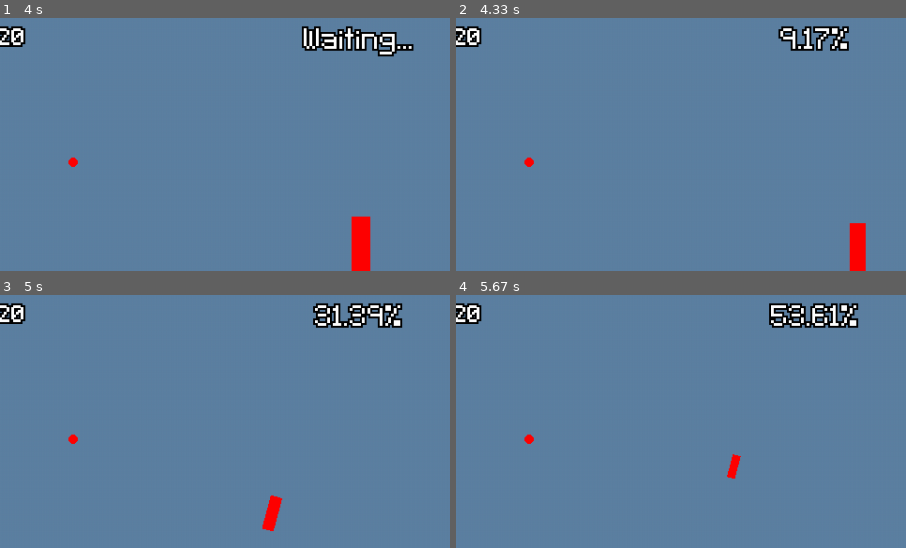
Above: before the commit, frames 1-4 (two rows, left to right).
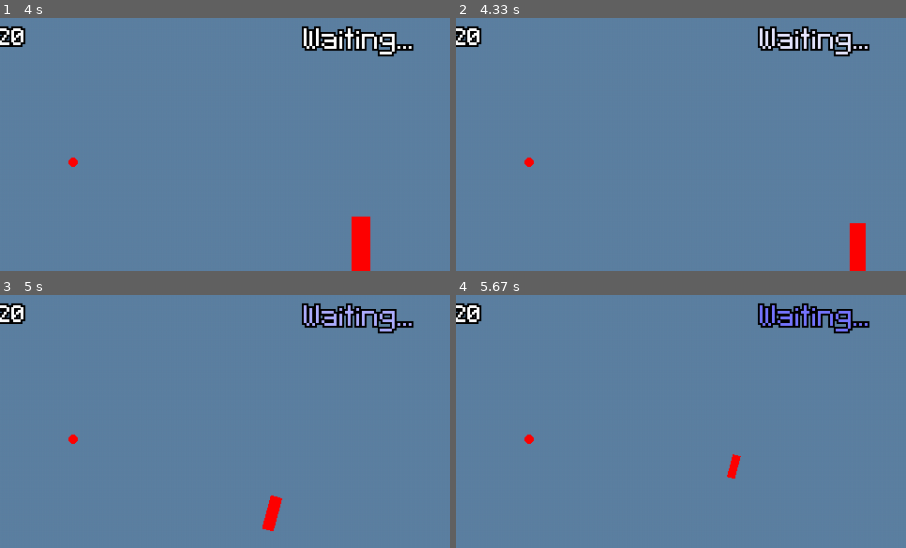
Above: after the commit, the same moments.

Repository: mementojunior123/pygame_framework
Game: pygame game, started from main.py
Same seed, same stepped clock (60 frames per second), same inputs: the game is played once before the commit and once after it.
Inputs (mouse positions are % of the whole screen's width and height, from its top left):
- Up to frame 1 (4 s): click (90, 91) at 0.38 s; click (46, 54) at 0.88 s; press the mouse at (8, 8) at 1.2 s; move the mouse to (41, 36) at 1.3 s; release the mouse at (73, 65) at 1.43 s; press the mouse at (90, 91) at 1.53 s; move the mouse to (58, 60) at 1.63 s; release the mouse at (26, 30) at 1.77 s; press the mouse at (91, 90) at 1.87 s; move the mouse to (71, 52) at 1.97 s; release the mouse at (51, 14) at 2.1 s; press the mouse at (8, 8) at 2.2 s; move the mouse to (26, 31) at 2.3 s; release the mouse at (44, 55) at 2.43 s; press the mouse at (90, 91) at 2.53 s; move the mouse to (69, 77) at 2.63 s; release the mouse at (49, 64) at 2.77 s; press the mouse at (8, 8) at 2.87 s; move the mouse to (33, 47) at 2.97 s; release the mouse at (57, 88) at 3.1 s; press the mouse at (50, 91) at 3.2 s; move the mouse to (34, 59) at 3.3 s; release the mouse at (18, 28) at 3.43 s; tap P at 3.5, 3.83 s
- Up to frame 2 (4.33 s): hold D from 4.17 s (still down)
- Up to frame 3 (5 s): release D at 4.63 s; hold W 4.67-4.97 s; tap E at 4.82 s
- Up to frame 4 (5.67 s): hold D 5-5.47 s; hold A from 5.5 s (still down)
The pictures show only the part of the screen within x 10-60%, y 0-50%; the shares and areas given below are measured in that part.

Frame 1 is identical in both runs. In frame 2, 1.9% of the frame differs, in the area x 67-92%, y 3-16%; in frame 3, 1.9%; in frame 4, 2.0%.

Commit message:
Refactored the way text rendering parameters are stored

Diff:
--- a/framework/core/base_menu.py
+++ b/framework/core/base_menu.py
@@ -3,7 +3,7 @@
 from framework.ui import UiPosition
 from framework.ui import UiSprite, BaseDrawableInfo
 from framework.ui import UiSpriteGroup, UiDrawable
-from framework.ui import TextSprite, TextSpriteInfo
+from framework.ui import TextSprite, TextSpriteInfo, TextStyle
 from framework.ui import BaseUiElements
 import framework.utils.tween_module as TweenModule
 import framework.utils.interpolation as interpolation
@@ -68,7 +68,7 @@
             alert_speed: Applies a speedup (or slowdown) factor to the alert animation.
         """
         text_sprite = TextSprite(BaseDrawableInfo(UiPosition(pygame.Vector2(core_object.main_display.get_width() // 2, -5), 'midbottom')),
-                                 TextSpriteInfo(text, core_object.menu.font_60, 'White', False, 'Black', 2, colorkey=(0, 255, 0)))
+                                 TextSpriteInfo(text, TextStyle(core_object.menu.font_60, 'White', False, 'Black', 2, colorkey=(0, 255, 0))))
         mid_height : float = text_sprite.size.y // 2
         self.add_temp(text_sprite, 5)
         TInfo = TweenModule.TweenInfo
--- a/framework/core/core.py
+++ b/framework/core/core.py
@@ -10,7 +10,7 @@
 from framework.core.bg_manager import BgManager
 from framework.core.ui import Ui
 from src.menu import Menu
-from framework.ui import TextSprite, BaseDrawableInfo, TextSpriteInfo, UiPosition, UiDrawable
+from framework.ui import TextSprite, BaseDrawableInfo, TextSpriteInfo, UiPosition, UiDrawable, TextStyle
 from src.game_storage import GameStorage
 import src.menu
 from framework.game.game_module import Game
@@ -76,10 +76,10 @@
         self.frame_counter : int = 0
         self.show_fps_timer : Timer = Timer(0.1, self.global_timer.get_time)
         self.fps_sprite : TextSprite = TextSprite(BaseDrawableInfo(UiPosition(pygame.Vector2(15 + 63 - 63, 10), 'topleft'), name='fps_sprite'),
-                                                    TextSpriteInfo('FPS : 0', Menu.font_40, 'White', False, 'Black', 2, colorkey=(255, 0, 0)))
+                                                    TextSpriteInfo('FPS : 0', TextStyle(Menu.font_40, 'White', False, 'Black', 2, colorkey=(255, 0, 0))))
 
         self.debug_sprite : TextSprite = TextSprite(BaseDrawableInfo(UiPosition(pygame.Vector2(15, 200), 'midright'), name='debug_sprite', zindex=9999),
-                                                    TextSpriteInfo('', Menu.font_40, 'White', False, 'Black', 2, colorkey=(255, 0, 0)))
+                                                    TextSpriteInfo('', TextStyle(Menu.font_40, 'White', False, 'Black', 2, colorkey=(255, 0, 0))))
         self.event_manager.bind(self.START_GAME, self.start_game)
         self.event_manager.bind(self.END_GAME, self.end_game)
 
--- a/framework/game/game_module.py
+++ b/framework/game/game_module.py
@@ -5,7 +5,7 @@
 import random
 import os
 import framework.utils.tween_module as TweenModule
-from framework.ui import TextSprite, BaseDrawableInfo, TextSpriteInfo, UiPosition
+from framework.ui import TextSprite, BaseDrawableInfo, TextSpriteInfo, UiPosition, TextStyle
 import framework.utils.interpolation as interpolation
 from framework.utils.my_timer import Timer
 from framework.game.sprite import Sprite
@@ -45,7 +45,7 @@
 
     def alert_player(self, text : str, alert_speed : float = 1):
         text_sprite = TextSprite(BaseDrawableInfo(UiPosition(pygame.Vector2(core_object.main_display.get_width() // 2, -5), 'midbottom')),
-                                         TextSpriteInfo(text, core_object.menu.font_60, 'White', False, 'Black', 2, colorkey=(0, 255, 0)))
+                                         TextSpriteInfo(text, TextStyle(core_object.menu.font_60, 'White', False, 'Black', 2, colorkey=(0, 255, 0))))
         mid_height : float = text_sprite.size.y // 2
         core_object.main_ui.add_temp(text_sprite, 5)
         TInfo = TweenModule.TweenInfo
--- a/framework/ui/__init__.py
+++ b/framework/ui/__init__.py
@@ -5,12 +5,13 @@
 from .brightness_overlay import BrightnessOverlay
 from .textsprite import TextSpriteInfo, TextSprite
 from .base_ui_elements import BaseUiElements
+from .textstyle import TextStyle, TextStyleProxy
 local_imports()
 local_imports2()
 local_imports3()
 __all__ = ("UiDrawable", "UiSpriteGroup", "UiSprite", "UiFrame",
            "BrightnessOverlay", "TextSprite",
-           "BaseUiElements",
+           "BaseUiElements", "TextStyle", "TextStyleProxy",
            "BaseDrawableInfo", "BaseUiFrameInfo", "TextSpriteInfo",
            "TransformedRect", "AnchorStr",
            "UiPosition", "AnyUiPosition")
--- a/framework/ui/textsprite.py
+++ b/framework/ui/textsprite.py
@@ -1,43 +1,28 @@
-import pygame
 from .ui_position import AnyUiPosition, UiPosition
 from framework.utils.helpers import AnchorStr
 from .ui_drawable import UiDrawable, UiSpriteGroup, BaseDrawableInfo, TransformedRect
 from .ui_sprite import UiSprite
 from .ui_frame import UiFrame
+from .textstyle import TextStyle, TextStyleProxy
 
 from framework.utils.helpers import vector_xmax_ysum
 from math import floor
 from dataclasses import dataclass
 
+
 @dataclass
 class TextSpriteInfo:
     text : str
-    font : pygame.Font
-    text_color : pygame.typing.ColorLike
-    anti_aliasing : bool
-    text_stroke_color : pygame.typing.ColorLike|None = None
-    text_stroke_size : int|None = None
-    max_line_length : int = 0
-    newline_height : int = 5
-    colorkey : pygame.typing.ColorLike|None = None
+    style : TextStyle
     text_percent : float = 1
 
     def __post_init__(self):
         ...
 
-
 class TextSprite(UiSprite):
     def __init__(self, info : BaseDrawableInfo, text_sprite_info : TextSpriteInfo):
         self._text : str = text_sprite_info.text
-        self._font : pygame.Font = text_sprite_info.font
-        self._text_color : pygame.typing.ColorLike = text_sprite_info.text_color
-        self._anti_aliasing : bool = text_sprite_info.anti_aliasing
-        self._text_stroke_color : pygame.typing.ColorLike|None = text_sprite_info.text_stroke_color
-        self._text_stroke_width : int|None = text_sprite_info.text_stroke_size
-        self._max_line_length : int = text_sprite_info.max_line_length
-        self._newline_height : int = text_sprite_info.newline_height
-        self._colorkey : pygame.typing.ColorLike|None = text_sprite_info.colorkey
-
+        self._style : TextStyle = text_sprite_info.style
         self._text_percent : float = text_sprite_info.text_percent
 
         self._render_base(True)
@@ -72,45 +57,20 @@
         if new_shown_text != prev_shown_text:
             self._render_base()
 
+    @property
+    def style(self) -> TextStyleProxy:
+        return TextStyleProxy(self._style, self._on_style_change)
+
+    @style.setter
+    def style(self, new_value : TextStyle):
+        self._style = new_value
+
+    def _on_style_change(self, proxy : TextStyleProxy):
+        if proxy._value == self._style:
+            self._render_base()
+
     def _render_base(self, init : bool = False):
         true_text : str = self.get_shown_text()
-        if self._text_stroke_color and self._text_stroke_width:
-            stroke_x : int = self._text_stroke_width * 2
-            stroke_y : int = self._text_stroke_width * 2 * (true_text.count("\n") + 1)
-            final_surf_size = (
-            pygame.Vector2(stroke_x, stroke_y)
-            + vector_xmax_ysum([self._font.size(chunk) for chunk in true_text.split("\n")])
-            + (1,1)
-            )
-            if self._colorkey:
-                final_surf = pygame.Surface(final_surf_size)
-                final_surf.fill(self._colorkey)
-            else:
-                final_surf = pygame.Surface(final_surf_size, pygame.SRCALPHA)
-
-            first_text_sprite = self._font.render(true_text, self._anti_aliasing, self._text_color, wraplength=self._max_line_length)
-            outline = self._font.render(true_text, self._anti_aliasing, self._text_stroke_color, wraplength=self._max_line_length)
-
-
-
-            for ox in range(-1, 2):
-                for oy in range(-1, 2):
-                    if ox or oy or 1:
-                        dx, dy = (ox + 1) * self._text_stroke_width, (oy + 1) * self._text_stroke_width
-                        #if ((self._text_stroke_width + final_surf.get_width()) % 2):
-                        #    dx += 0 if ox > 0 else 0
-                        #if ((self.text_stroke_width + final_surf.get_height()) % 2):
-                        #    dy += 0 if oy > 0 else 0
-                        final_surf.blit(outline, (dx, dy))
-
-
-            final_surf.blit(first_text_sprite, (self._text_stroke_width, self._text_stroke_width))
-            self.base_surf = final_surf
-            if self._colorkey:
-                self.base_surf.set_colorkey(self._colorkey)
-        else:
-            self.base_surf = self._font.render(true_text, self._anti_aliasing, self._text_color, wraplength=self._max_line_length, bgcolor=self._colorkey)
-            if self._colorkey:
-                self.base_surf.set_colorkey(self._colorkey)
+        self.base_surf = self._style.render_text(true_text)
         if not init:
             self._render()
--- /dev/null
+++ b/framework/ui/textstyle.py
@@ -0,0 +1,87 @@
+from typing import Any, Callable
+
+import pygame
+from dataclasses import dataclass
+
+from framework.utils.helpers import vector_xmax_ysum
+
+@dataclass
+class TextStyle:
+    font : pygame.Font
+    text_color : pygame.typing.ColorLike
+    anti_aliasing : bool
+    text_stroke_color : pygame.typing.ColorLike|None = None
+    text_stroke_size : int|None = None
+    max_line_length : int = 0
+    newline_height : int = 5
+    colorkey : pygame.typing.ColorLike|None = None
+
+    def __post_init__(self):
+        ...
+
+    def render_text(self, text : str) -> pygame.Surface:
+        result : pygame.Surface
+        if self.text_stroke_color and self.text_stroke_size:
+            stroke_x : int = self.text_stroke_size * 2
+            stroke_y : int = self.text_stroke_size * 2 * (text.count("\n") + 1)
+            final_surf_size = (
+            pygame.Vector2(stroke_x, stroke_y)
+            + vector_xmax_ysum([self.font.size(chunk) for chunk in text.split("\n")])
+            + (1,1)
+            )
+            if self.colorkey:
+                final_surf = pygame.Surface(final_surf_size)
+                final_surf.fill(self.colorkey)
+            else:
+                final_surf = pygame.Surface(final_surf_size, pygame.SRCALPHA)
+
+            first_text_sprite = self.font.render(text, self.anti_aliasing, self.text_color, wraplength=self.max_line_length)
+            outline = self.font.render(text, self.anti_aliasing, self.text_stroke_color, wraplength=self.max_line_length)
+
+
+
+            for ox in range(-1, 2):
+                for oy in range(-1, 2):
+                    if ox or oy or 1:
+                        dx, dy = (ox + 1) * self.text_stroke_size, (oy + 1) * self.text_stroke_size
+                        final_surf.blit(outline, (dx, dy))
+
+
+            final_surf.blit(first_text_sprite, (self.text_stroke_size, self.text_stroke_size))
+            result = final_surf
+            if self.colorkey:
+                result.set_colorkey(self.colorkey)
+        else:
+            result = self.font.render(text, self.anti_aliasing, self.text_color, wraplength=self.max_line_length, bgcolor=self.colorkey)
+            if self.colorkey:
+                result.set_colorkey(self.colorkey)
+
+        return result
+
+
+class TextStyleProxy:
+    def __init__(self, value : TextStyle, on_change : Callable[["TextStyleProxy"], None]) -> None:
+        self._value : TextStyle = value
+        self._on_change : Callable[["TextStyleProxy"], None] = on_change
+
+    def type_hints(self):
+        self.font : pygame.Font
+        self.text_color : pygame.typing.ColorLike
+        self.anti_aliasing : bool
+        self.text_stroke_color : pygame.typing.ColorLike|None
+        self.text_stroke_size : int|None
+        self.max_line_length : int
+        self.newline_height : int
+        self.colorkey : pygame.typing.ColorLike|None
+
+    def __setattr__(self, name: str, value: Any) -> None:
+        if name not in ("_value", "_on_change"):
+            old_value = getattr(self._value, name)
+            if old_value != value:
+                setattr(self._value, name, value)
+                self._on_change(self)
+        else:
+            object.__setattr__(self, name, value)
+
+    def __getattr__(self, name : str):
+        return getattr(self._value, name)
--- a/framework/ui/ui_drawable.py
+++ b/framework/ui/ui_drawable.py
@@ -14,7 +14,6 @@
     name : str|None = None
     tag : int = 0
     start_visible : bool = True
-    use_abs_pos : bool = False
     zindex : int = 0
     data : dict = dataclasses.field(default_factory=lambda : {})
 
@@ -60,7 +59,6 @@
         self.visible : bool = info.start_visible
         self.unpack : bool = False
         self._parent : "UiSpriteGroup|None" = info.parent
-        self.use_abs_pos : bool = info.use_abs_pos
         self.zindex : int = info.zindex
         self.data : dict = info.data
 
--- a/src/game_states.py
+++ b/src/game_states.py
@@ -6,7 +6,7 @@
 import framework.game.coroutine_scripts
 from framework.game.coroutine_scripts import CoroutineScript
 import framework.utils.tween_module as TweenModule
-from framework.ui import TextSprite, BaseDrawableInfo, TextSpriteInfo, UiPosition
+from framework.ui import TextSprite, BaseDrawableInfo, TextSpriteInfo, UiPosition, TextStyle
 import framework.utils.interpolation as interpolation
 from framework.utils.my_timer import Timer, TimeSource
 from framework.game.sprite import Sprite
@@ -48,7 +48,7 @@
 
         pause_ui1 = BrightnessOverlay(BaseDrawableInfo(UiPosition((0, 0), 'topleft'), name='pause_overlay', zindex=9999), window_size, -60)
         pause_ui2 = TextSprite(BaseDrawableInfo(UiPosition(pygame.Vector2(window_size[0] // 2, window_size[1] // 2), 'center'), name='pause_text', zindex=1000),
-                               TextSpriteInfo('Paused', self.game.font_70, 'White', False, 'Black', 2, colorkey=(0, 255, 0)))
+                               TextSpriteInfo('Paused', TextStyle(self.game.font_70, 'White', False, 'Black', 2, colorkey=(0, 255, 0))))
         core_object.main_ui.add(pause_ui1)
         core_object.main_ui.add(pause_ui2)
         self.game.state = PausedGameState(self.game, self)
@@ -115,7 +115,7 @@
         textsprite_font : pygame.Font = core_object.menu.font_50
 
         new_textsprite : TextSprite = TextSprite(BaseDrawableInfo(UiPosition((480, 10), 'midtop'), name="Progress"),
-                                                  TextSpriteInfo("Waiting...", textsprite_font, "White", False, "Black", 2, colorkey=(0, 255, 0)))
+                                                  TextSpriteInfo("Waiting...", TextStyle(textsprite_font, "White", False, "Black", 2, colorkey=(0, 255, 0))))
         core_object.main_ui.add(new_textsprite)
         timer : Timer = Timer(0.5, time_source)
         percentage : float = 0
@@ -153,7 +153,7 @@
             core_object.event_manager.bind(event_type, self.network_event_handler)
         self.ui_message : TextSprite = TextSprite(BaseDrawableInfo(UiPosition((480, 10), 'midtop'), name="waiting_message"),
                                                     TextSpriteInfo(f"Waiting for connection...\nHosting: {host_arg.capitalize()}\nPeer id: {self.peer_id}",
-                                                                self.game.font_40, "White", False, "Black", 2, colorkey=(0, 255, 0)))
+                                                                TextStyle(self.game.font_40, "White", False, "Black", 2, colorkey=(0, 255, 0))))
         core_object.main_ui.add(self.ui_message)
 
 
@@ -322,21 +322,24 @@
     def corou(time_source : TimeSource) -> Generator[None, None, str]:
         textsprite_font : pygame.Font = core_object.menu.font_50
         new_textsprite : TextSprite = TextSprite(BaseDrawableInfo(UiPosition((480, 10), 'midtop'), name="Progress"),
-                                                  TextSpriteInfo("Waiting...", textsprite_font, "White", False, "Black", 2, colorkey=(0, 255, 0)))
+                                                  TextSpriteInfo("Waiting...", TextStyle(textsprite_font, "White", False, "Black", 2, colorkey=(0, 255, 0))))
         core_object.main_ui.add(new_textsprite)
         timer : Timer = Timer(0.5, time_source)
         percentage : float = 0
         yield
         while not timer.isover():
             yield
+
         timer.set_duration(3, restart=True)
         while not timer.isover():
             percentage = pygame.math.lerp(0, 100, timer.get_time() / timer.duration)
+            new_color = pygame.Color((c_off := round(pygame.math.lerp(255, 0, percentage / 100))), c_off, 255)
             zoom : float = pygame.math.lerp(1, 0.25, interpolation.quad_ease_out(timer.get_time() / timer.duration))
             angle : float = pygame.math.lerp(0, 25, sin(timer.get_time() / timer.duration * 2 * pi * 10), False)
             core_object.game.main_camera.zoom = zoom
             #core_object.game.main_camera.rotation = angle
-            new_textsprite.text = f"{percentage:.2f}%"
+            new_textsprite.style.text_color = new_color
+            #new_textsprite.text = f"{percentage:.2f}%"
             yield
         new_textsprite.text = f"{100}% - Done!"
         timer.set_duration(1, restart=True)
--- a/src/menu.py
+++ b/src/menu.py
@@ -4,7 +4,7 @@
 from framework.ui import UiPosition, BaseDrawableInfo
 from framework.ui import UiSprite, UiDrawable, UiSpriteGroup
 from framework.ui import UiFrame, BaseUiFrameInfo
-from framework.ui import TextSprite, TextSpriteInfo
+from framework.ui import TextSprite, TextSpriteInfo, TextStyle
 from framework.ui import BaseUiElements
 import framework.utils.tween_module as TweenModule
 import framework.utils.interpolation as interpolation
@@ -76,7 +76,7 @@
 
             for text, pos, anchor in zip(text_list, ((0, 0), (1, 0), (0, 1), (1, 1)), ((0, 0), (1, 0), (0, 1), (1, 1))):
                 new_element = TextSprite(BaseDrawableInfo(UiPosition.from_normal_coords(pos, anchor, size), self),
-                                         TextSpriteInfo(text, Menu.font_40, "Black", False, "White", 2, colorkey=(0, 255, 0)))
+                                         TextSpriteInfo(text, TextStyle(Menu.font_40, "Black", False, "White", 2, colorkey=(0, 255, 0))))
                 self.add(new_element)
 
         def switch_text_list(self, new_text_list : list[str]):
Not shown, changed: TODO.txt
